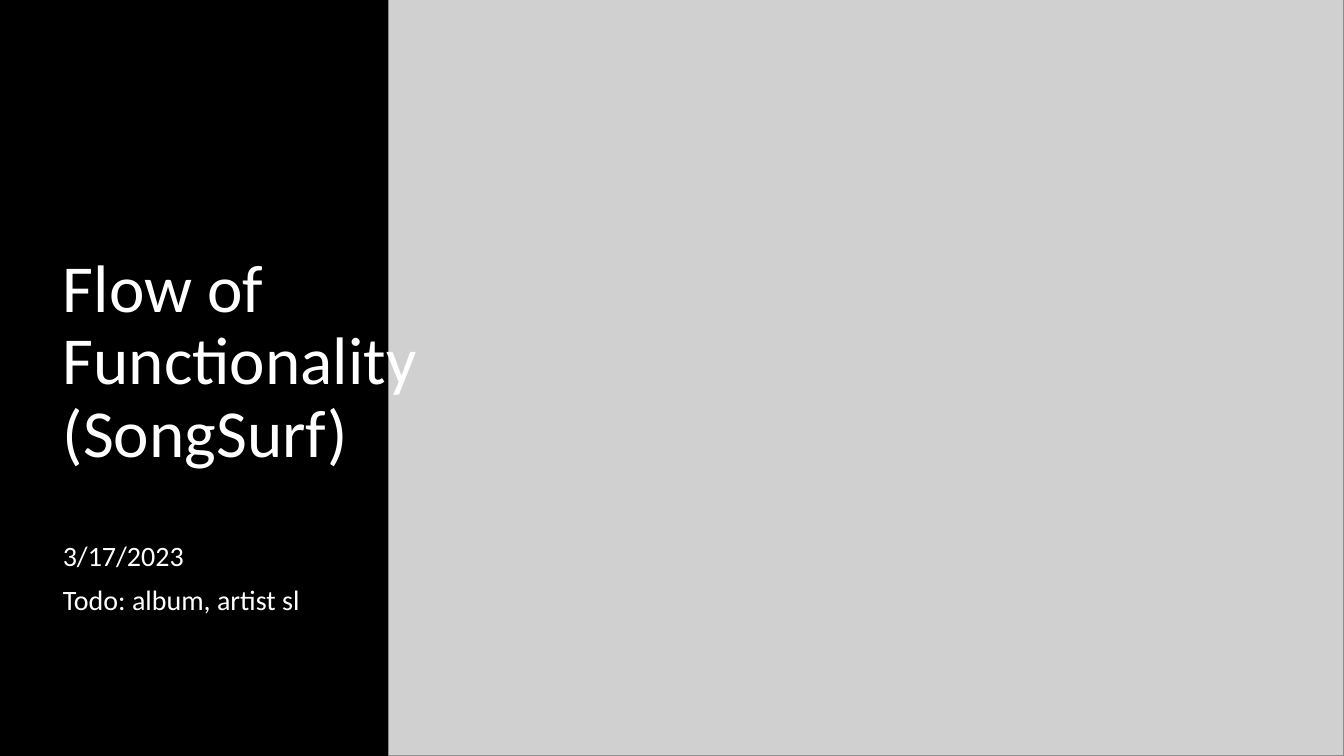
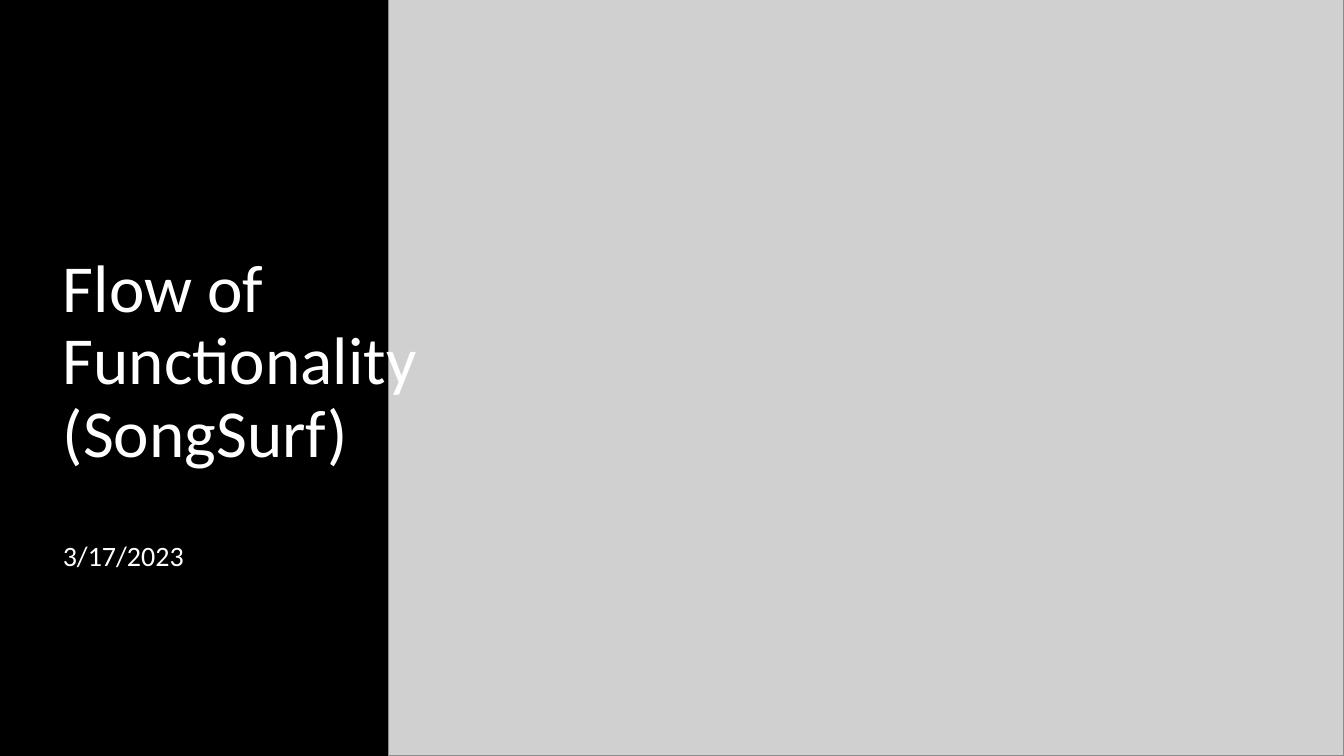
Before and after one commit to comp195/SongSurf, a slide deck: slide 1 of Documentation/functionality_flow.pptx. Drawn at 1344x756 pixels with LibreOffice and Linux fonts; fonts in the diff are those of the drawing; grey boxes stand for pictures. Boxes give left, top, right and bottom in pixels: in the first picture for what was removed or moved away, otherwise in the second. Text is boxed around its words. In the diff, an @@ line names an element or a change of style, - is before the commit and + after.

```diff
--- a/Documentation/functionality_flow.pptx
+++ b/Documentation/functionality_flow.pptx
@@ subtitle at box(63, 590, 299, 614): paragraph removed @@
-Todo: album, artist sl
```
Also in this commit, not shown: 2 other slides changed, 3 other files.
